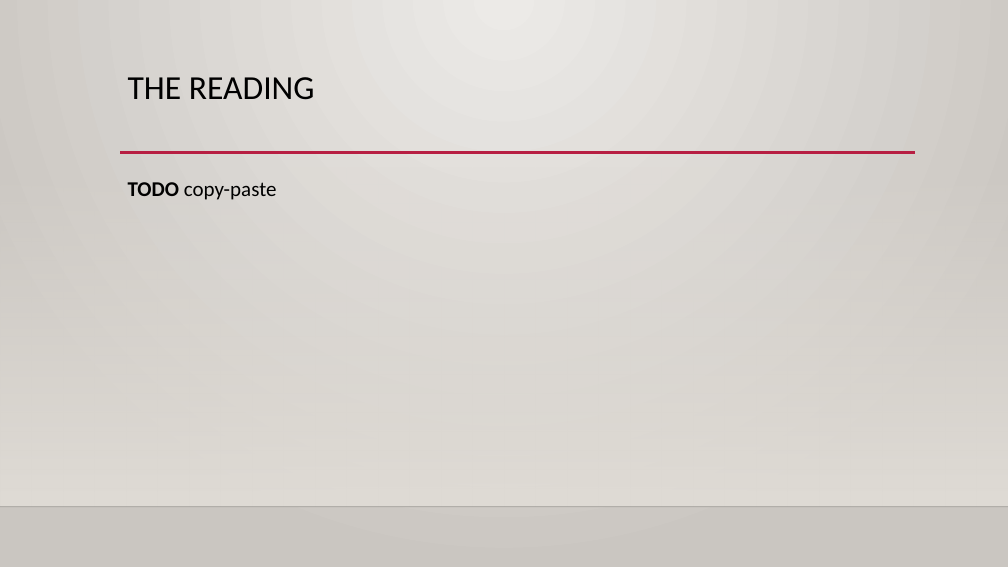
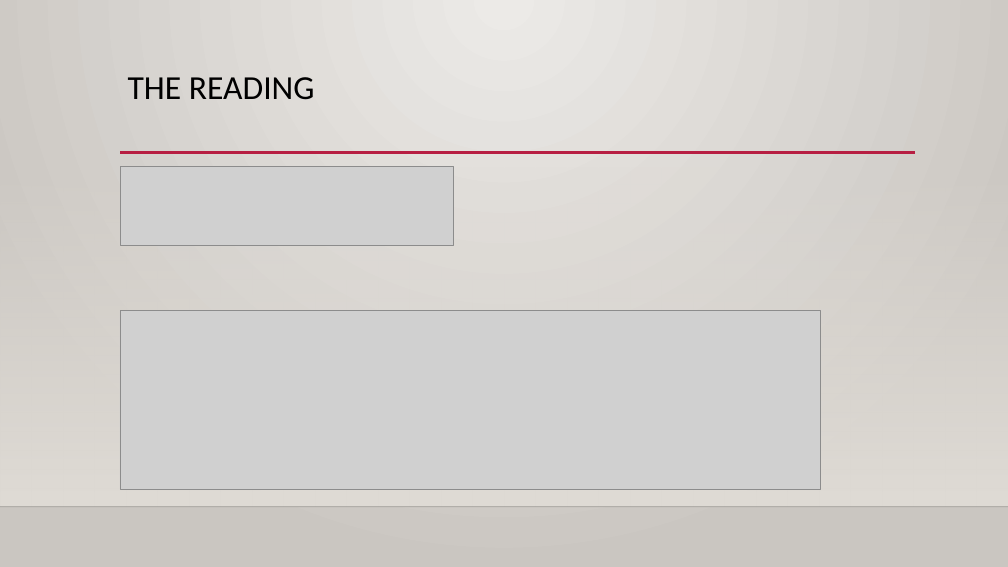
Before and after one commit to rbohrer/pl-course, a slide deck: slide 24 of hcpl/tfpie24.pptx. Drawn at 1008x567 pixels with LibreOffice and Linux fonts; fonts in the diff are those of the drawing; grey boxes stand for pictures; background and template pictures are left out. Boxes give left, top, right and bottom in pixels: in the first picture for what was removed or moved away, otherwise in the second. Text is boxed around its words. In the diff, an @@ line names an element or a change of style, - is before the commit and + after.

```diff
--- a/hcpl/tfpie24.pptx
+++ b/hcpl/tfpie24.pptx
@@ picture added at <box>120,166,454,245</box> @@
@@ text removed at <box>128,182,277,200</box> @@
-TODO copy-paste
@@ picture added at <box>120,311,820,489</box> @@
```
Also in this commit, not shown: 2 other slides changed.
